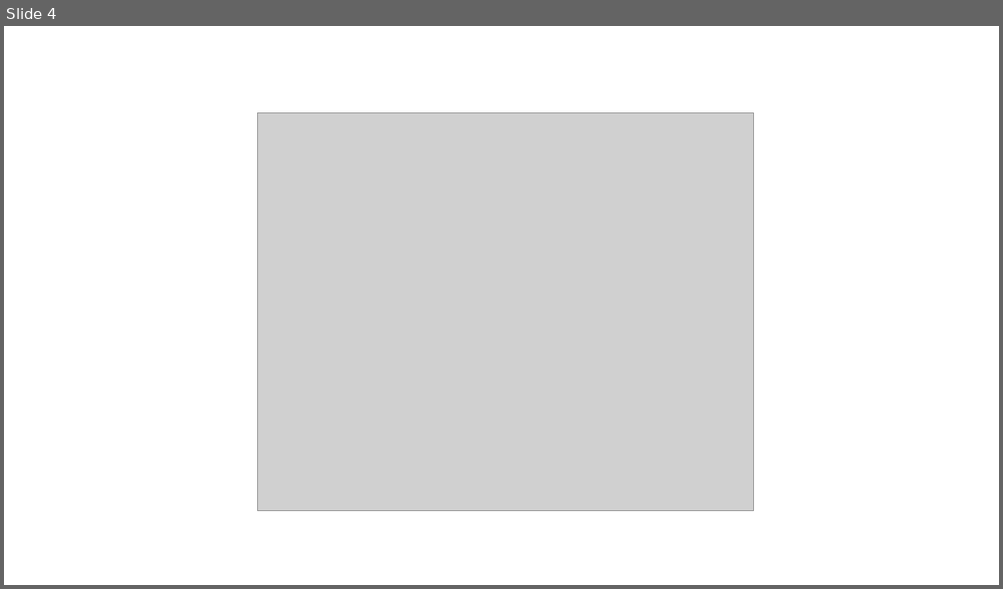
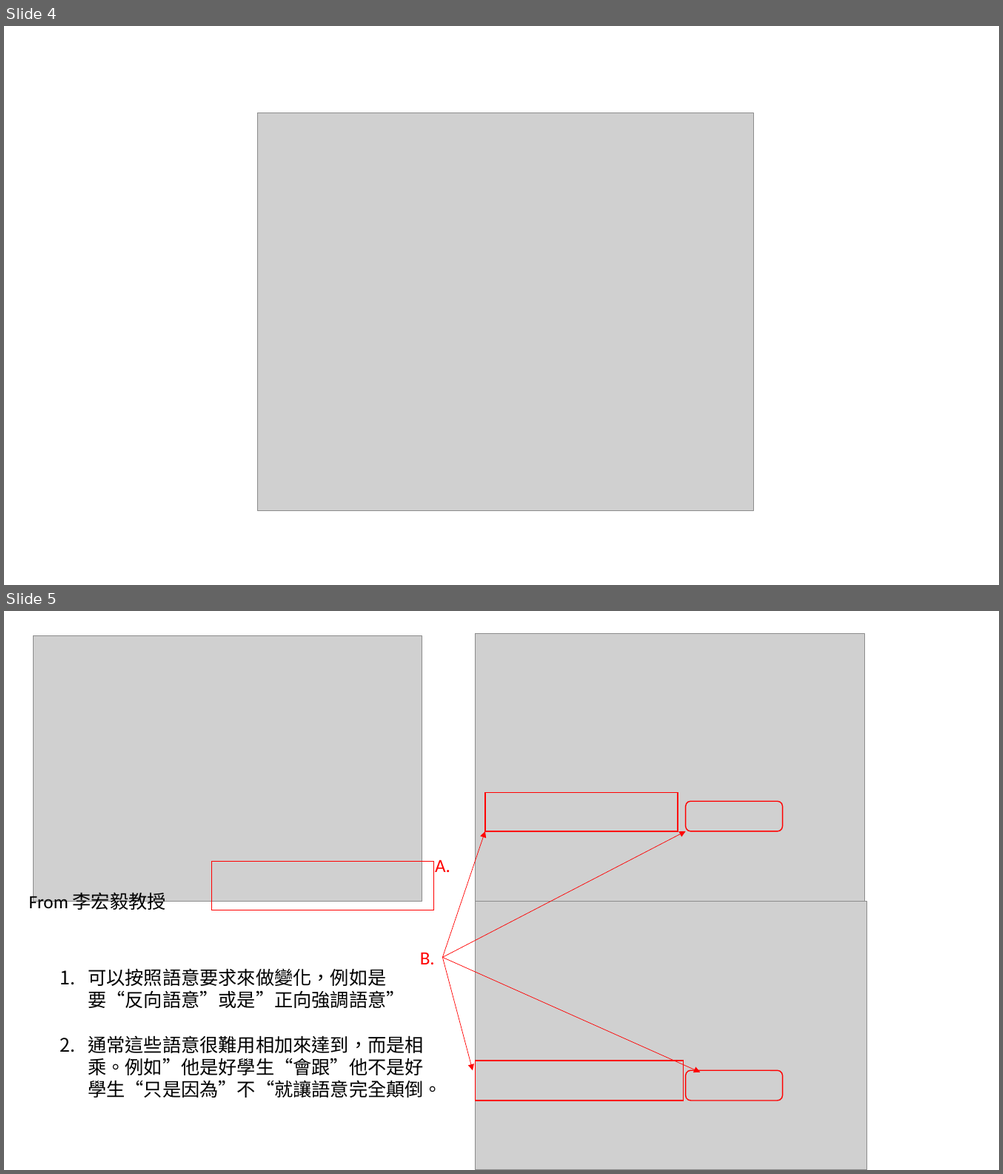
Before and after one commit to markliou/images, a slide deck: CNN_RNN_DNN/簡報1.pptx. Shown one above the other, each under a label of ours: slide 4 before the commit, slides 4 and 5 after it. The pictures are 1003x589 and 1003x1174 pixels, drawn with LibreOffice and Linux fonts; fonts in the diff are those of the drawing; grey boxes stand for pictures. Boxes give left, top, right and bottom in pixels: in the first picture for what was removed or moved away, otherwise in the second. Text is boxed around its words. In the diff, an @@ line names an element or a change of style, - is before the commit and + after.

```diff
--- a/CNN_RNN_DNN/簡報1.pptx
+++ b/CNN_RNN_DNN/簡報1.pptx
@@ slide 5 added at (x1=4, y1=611, x2=999, y2=1170), background #FFFFFF @@
@@ picture added at (x1=33, y1=635, x2=421, y2=901) @@
@@ picture added at (x1=475, y1=634, x2=865, y2=902) @@
@@ rectangle added at (x1=485, y1=792, x2=677, y2=831), outline #FF0000 1 pt @@
@@ rounded rectangle added at (x1=686, y1=801, x2=782, y2=831), outline #FF0000 1 pt @@
@@ arrow added from (443, 958) to (485, 832), #FF0000 0.5 pt @@
@@ arrow added from (443, 958) to (686, 832), #FF0000 0.5 pt @@
@@ rectangle added at (x1=211, y1=862, x2=434, y2=910), outline #FF0000 1 pt @@
@@ text added at (x1=435, y1=860, x2=450, y2=872), 18 pt, text #FF0000 @@
+A.
@@ text added at (x1=29, y1=892, x2=166, y2=914), 18 pt, text #000000 @@
+From 李宏毅教授
@@ picture added at (x1=475, y1=902, x2=868, y2=1170) @@
@@ text added at (x1=420, y1=952, x2=435, y2=965), 18 pt, text #FF0000 @@
+B.
@@ arrow added from (443, 958) to (472, 1071), #FF0000 0.5 pt @@
@@ arrow added from (443, 958) to (700, 1073), #FF0000 0.5 pt @@
@@ text added at (x1=88, y1=968, x2=442, y2=1098), 18 pt, text #000000 @@
+1. 可以按照語意要求來做變化，例如是要“反向語意”或是”正向強調語意”
+2. 通常這些語意很難用相加來達到，而是相乘。例如”他是好學生“會跟”他不是好學生“只是因為”不“就讓語意完全顛倒。
@@ rectangle added at (x1=475, y1=1061, x2=684, y2=1101), outline #FF0000 1 pt @@
@@ rounded rectangle added at (x1=686, y1=1071, x2=782, y2=1100), outline #FF0000 1 pt @@
```
Also in this commit, not shown: 4 other slides added, 4 other files.
